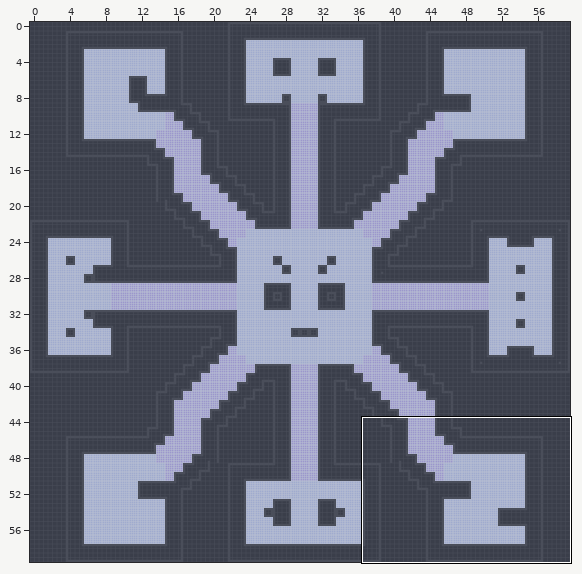
Two versions of a level (Tiled map, game assets/lv 2.tmx). The first picture is a wide view before the edit; the outline marks the close-up.
Close-up. First the earlier version:
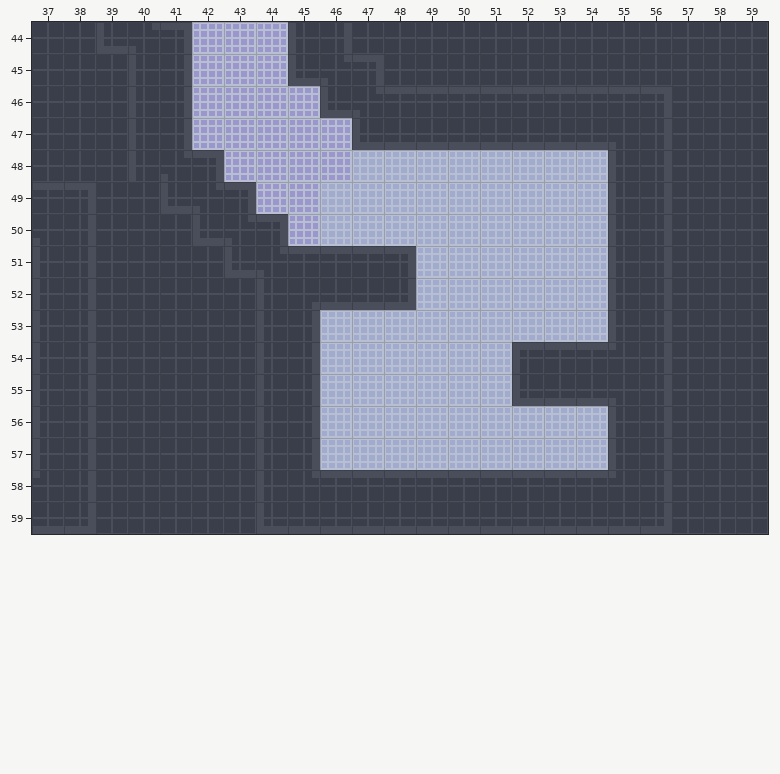
Cells are 32x32 px. Shown: x 37..59, y 44..59. The commit also changed other parts of the map, which this record leaves out.
The result:
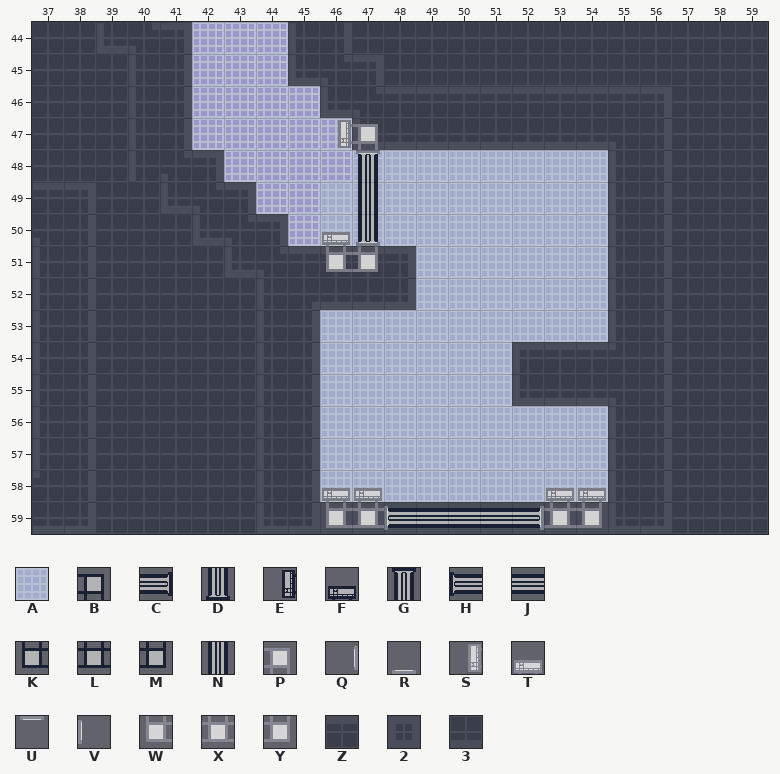
Key: from "floor": A 0; from "gate": B 2, C 3, D 4, E 6, F 7, G 11, H 12, J 13, K 16, L 17, M 18, N 19, P 26, Q 27, R 28, S 30, T 31, U 35, V 36, W 40, X 41, Y 42; from "wall": Z 1, 2 10, 3 13.
_ is an empty cell.
Objects are placed by their top-left corner, in cells (3,4 is the top-left corner of cell 3,4); size is 1x1 cell unless given.
Diff:
Layer "Floor":
y 58: x 46..54 _________ -> AAAAAAAAA
Layer "Wall":
added: 2 at 46,59
added: 2 at 47,59
added: 2 at 49,59
added: 2 at 48,59
added: 2 at 50,59
added: 2 at 51,59
added: 2 at 52,59
added: 2 at 53,59
added: 2 at 54,59
removed: Z at 46,58
removed: Z at 47,58
removed: Z at 48,58
removed: Z at 49,58
removed: Z at 50,58
removed: Z at 51,58
removed: Z at 52,58
removed: Z at 53,58
removed: Z at 54,58
removed: 3 at 54,59
removed: 3 at 53,59
removed: 3 at 52,59
removed: 3 at 51,59
removed: 3 at 50,59
removed: 3 at 49,59
removed: 3 at 47,59
removed: 3 at 47,59
removed: 3 at 47,59
removed: 3 at 48,59
removed: 3 at 46,59
Layer "Gate Active" (added):
added: B at 47,47
added: E at 46,47
added: G at 47,48
added: N at 47,49
added: D at 47,50
added: F at 46,50
added: K at 46,51
added: M at 47,51
added: F at 46,58
added: F at 47,58
added: F at 53,58
added: F at 54,58
added: K at 46,59
added: M at 54,59
added: L at 47,59
added: L at 53,59
added: C at 52,59
added: J at 51,59
added: J at 50,59
added: J at 49,59
added: H at 48,59
Layer "Gate Deactive" (added):
added: P at 47,47
added: S at 46,47
added: U at 47,48
added: R at 47,50
added: T at 46,50
added: W at 46,51
added: Y at 47,51
added: T at 46,58
added: T at 47,58
added: T at 53,58
added: T at 54,58
added: W at 46,59
added: Y at 54,59
added: X at 47,59
added: X at 53,59
added: Q at 52,59
added: V at 48,59
Pixel boxes of the changes (left, top, right, bottom) in both close-ups:
added: (322, 120, 380, 272)
changed: (320, 470, 608, 530)
